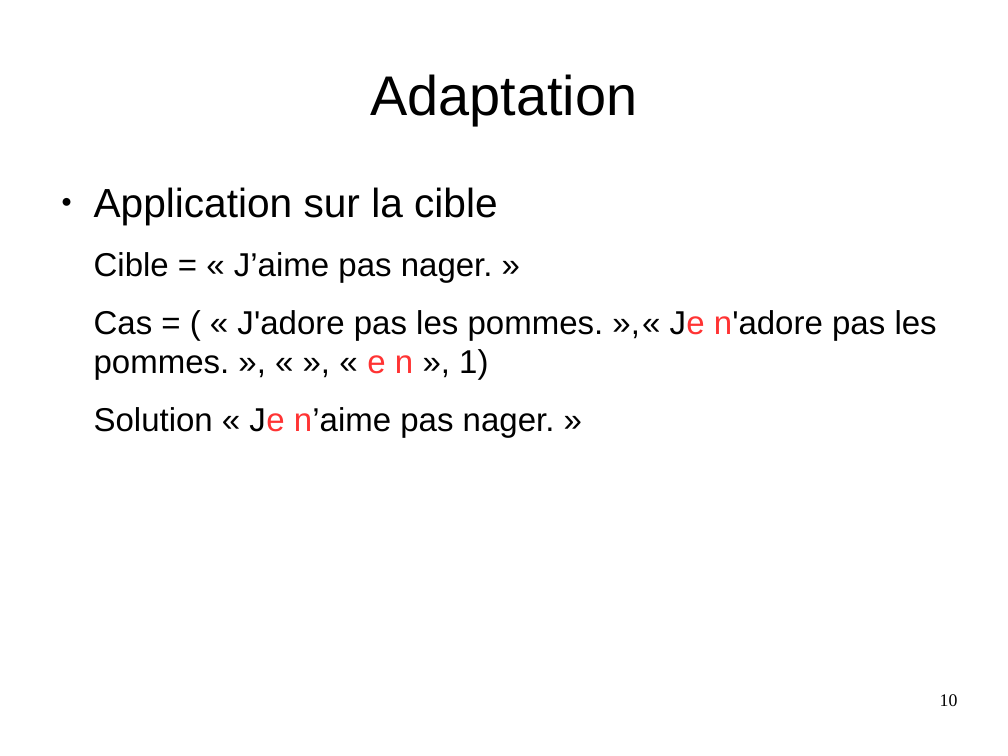
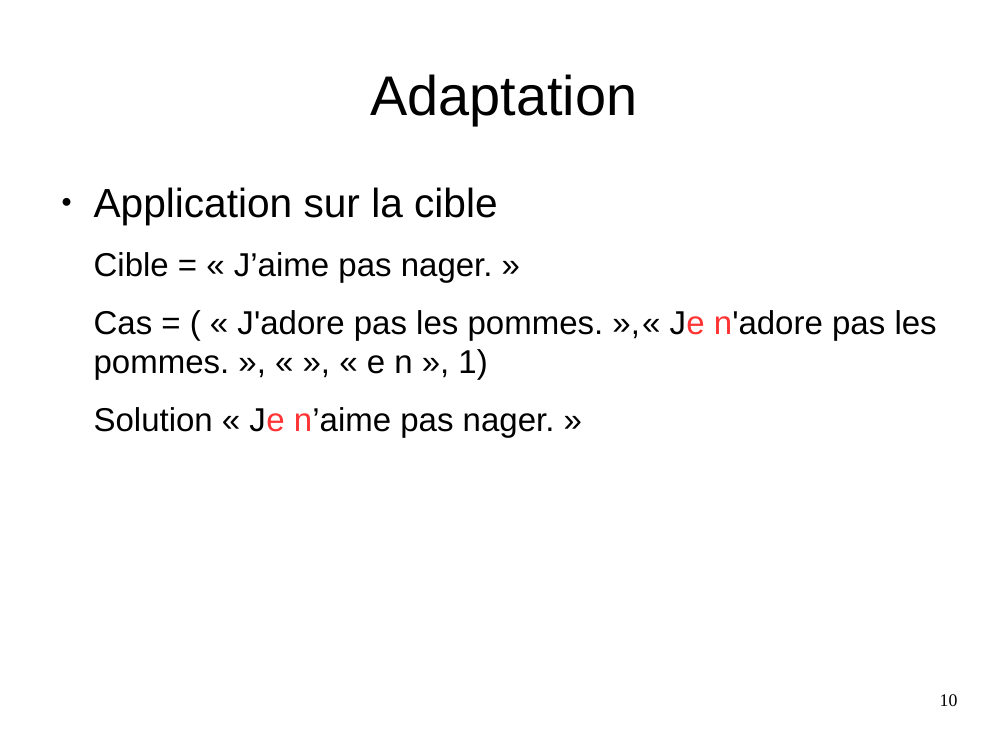
Before and after one commit to Sle3pingForest/StageL3, a slide deck: slide 10 of RapportAndre/Pres.odp. Drawn at 1008x756 pixels with LibreOffice and Linux fonts; fonts in the diff are those of the drawing. Boxes give left, top, right and bottom in pixels: in the first picture for what was removed or moved away, otherwise in the second. Text is boxed around its words. In the diff, an @@ line names an element or a change of style, - is before the commit and + after.

```diff
--- a/RapportAndre/Pres.odp
+++ b/RapportAndre/Pres.odp
@@ text at (x1=94, y1=310, x2=937, y2=380): text colour #FF3333 to #000000 in "e n" @@
```
Also in this commit, not shown: 4 other slides changed.
